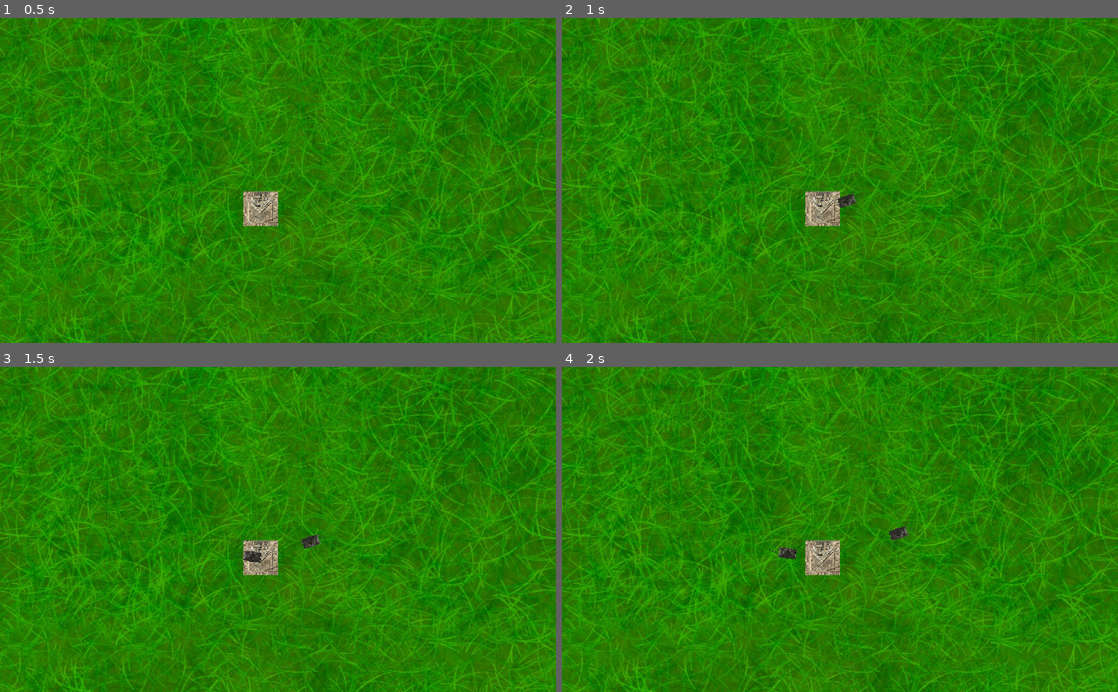
Above: before the commit, frames 1-4 (two rows, left to right).
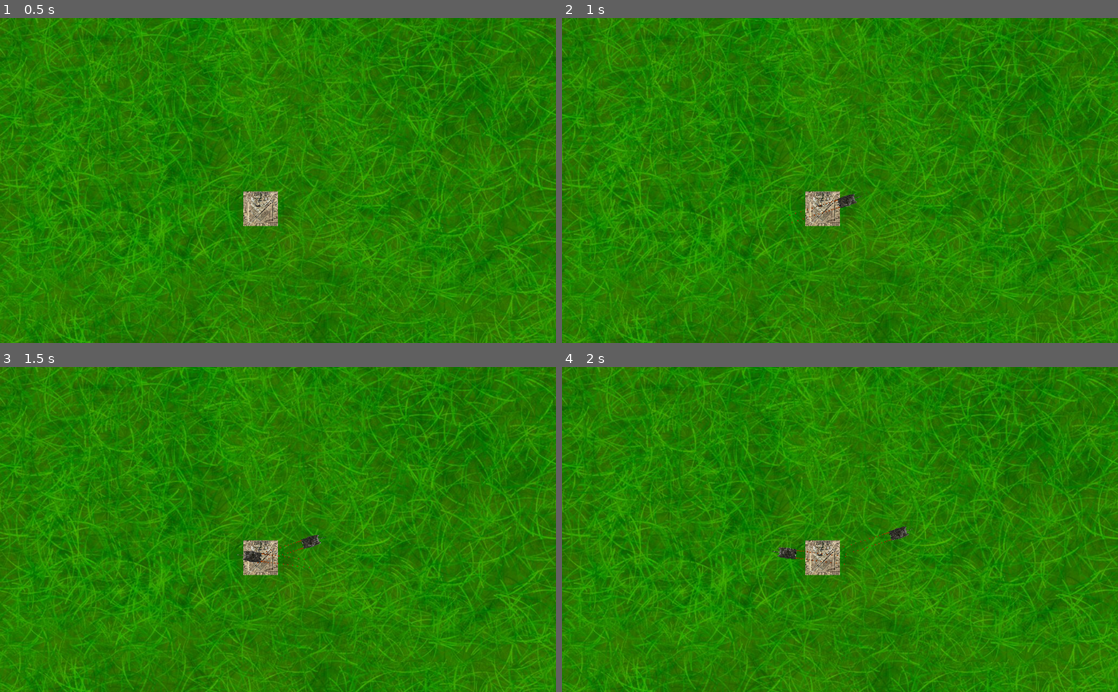
Above: after the commit, the same moments.

Repository: woliveira82/simple_RTS
Game: Godot game, scene res://src/level/World.tscn
The game is run twice, just before and just after one commit, with the same random seed, the same clock (stepped at 60 frames per second) and the same inputs.
Inputs (mouse positions are in pixels of both pictures, inside the frame that each line leads up to):
- Up to frame 1 (0.5 s): no input
- Up to frame 2 (1 s): tap Enter at 0.5 s; move the mouse to (962, 164) at 0.52 s; press the mouse at (962, 164) at 0.53 s
- Up to frame 3 (1.5 s): move the mouse to (166, 545) at 1.27 s; release the mouse at (166, 545) at 1.28 s; click (166, 545) at 1.35 s
- Up to frame 4 (2 s): no input

Frame 1 is identical in both runs. In frame 2, less than 0.1% of the frame differs, in the area x 40-50%, y 55-64%; in frame 3, less than 0.1%; in frame 4, less than 0.1%, in the area x 42-60%, y 50-61%.

Commit message:
feat: add particles in units

Diff:
--- a/src/actors/AirUnit.tscn
+++ b/src/actors/AirUnit.tscn
@@ -1,17 +1,46 @@
-[gd_scene load_steps=4 format=2]
+[gd_scene load_steps=5 format=2]
 
 [ext_resource path="res://assets/f22.png" type="Texture" id=1]
 [ext_resource path="res://src/actors/AirUnit.gd" type="Script" id=2]
 
-[sub_resource type="CapsuleShape2D" id=1]
+[sub_resource type="ParticlesMaterial" id=1]
+flag_disable_z = true
+gravity = Vector3( 0, 98, 0 )
+angular_velocity = 0.9
+angular_velocity_random = 0.26
+orbit_velocity = 0.0
+orbit_velocity_random = 0.0
+angle_random = 1.0
+scale = 3.0
+
+[sub_resource type="CapsuleShape2D" id=2]
 radius = 24.0
 height = 24.0
 
 [node name="AirUnit" type="KinematicBody2D"]
 script = ExtResource( 2 )
 
+[node name="Particles2DL" type="Particles2D" parent="."]
+position = Vector2( -25.069, -2.19579 )
+rotation = 1.5708
+amount = 16
+lifetime = 2.0
+preprocess = 5.0
+randomness = 0.1
+visibility_rect = Rect2( -100, -100, 200, 200 )
+process_material = SubResource( 1 )
+
+[node name="Particles2DD" type="Particles2D" parent="."]
+position = Vector2( -24.9984, 2.56621 )
+rotation = 1.5708
+amount = 16
+lifetime = 2.0
+preprocess = 5.0
+randomness = 0.1
+visibility_rect = Rect2( -100, -100, 200, 200 )
+process_material = SubResource( 1 )
+
 [node name="f22" type="Sprite" parent="."]
-position = Vector2( 1.07288e-06, 3.57628e-07 )
 rotation = 3.14159
 scale = Vector2( 0.0880282, 0.0880282 )
 texture = ExtResource( 1 )
--- a/src/actors/LandUnit.tscn
+++ b/src/actors/LandUnit.tscn
@@ -1,13 +1,38 @@
-[gd_scene load_steps=4 format=2]
+[gd_scene load_steps=5 format=2]
 
 [ext_resource path="res://assets/t90.png" type="Texture" id=1]
 [ext_resource path="res://src/actors/LandUnit.gd" type="Script" id=2]
 
-[sub_resource type="RectangleShape2D" id=1]
+[sub_resource type="ParticlesMaterial" id=1]
+flag_disable_z = true
+gravity = Vector3( 0, 98, 0 )
+orbit_velocity = 0.0
+orbit_velocity_random = 0.0
+color = Color( 0.572549, 0.219608, 0.00392157, 1 )
+
+[sub_resource type="RectangleShape2D" id=2]
 extents = Vector2( 20, 10 )
 
 [node name="LandUnit" type="KinematicBody2D"]
 script = ExtResource( 2 )
+
+[node name="Particles2DL" type="Particles2D" parent="."]
+position = Vector2( -12.3884, -6.84309 )
+rotation = 1.5708
+scale = Vector2( 2, 2 )
+amount = 16
+preprocess = 5.0
+speed_scale = 0.6
+process_material = SubResource( 1 )
+
+[node name="Particles2DD" type="Particles2D" parent="."]
+position = Vector2( -12.5287, 7.18768 )
+rotation = 1.5708
+scale = Vector2( 2, 2 )
+amount = 16
+preprocess = 5.0
+speed_scale = 0.6
+process_material = SubResource( 1 )
 
 [node name="t90" type="Sprite" parent="."]
 position = Vector2( 8, 1.35525e-20 )
Not shown: 1 places in src/actors/AirUnit.tscn that only renumber resources
Not shown: 1 places in src/actors/LandUnit.tscn that only renumber resources
